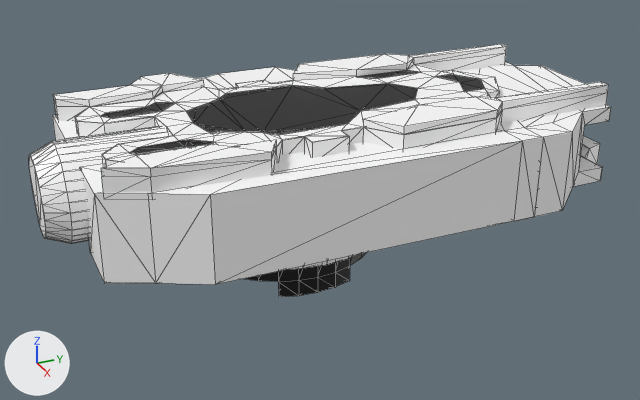
The OBJ model src/main/resources/assets/beycraft/models/launchers/dual_launcher/launcher_body.obj: old version first, new version second.
Rendered twice from a 50 mm lens placed at (1.254, -0.484, 0.751), pointed at (0.02, 0.072, 0.134). Every picture has the same lights, and +X, +Y and +Z are marked at lower left. Mesh edges are drawn as thin lines. Where no turn or scale is listed for an object, it has been applied to the vertices.

The older version as bpy lines, for what is in view:
```python
me_cylinder_008 = bpy.data.meshes.new('Cylinder.008')
me_cylinder_008.from_pydata(...)  # 148 vertices, 292 faces; spans x -0.158..0.159, y -0.153..0.164, z 0.047..0.15
me_cylinder_008.materials.append(mat_material_002)  # black #000000
me_plane_003 = bpy.data.meshes.new('Plane.003')
me_plane_003.from_pydata(...)  # 374 vertices, 744 faces; spans x -0.222..0.2, y -0.312..0.544, z 0.265..0.311
# faces by material slot: [709, 35]
me_plane_003.materials.append(mat_bb_013)  # white #ffffff
me_plane_003.materials.append(mat_material_002)  # black #000000
me_plane_004 = bpy.data.meshes.new('Plane.004')
me_plane_004.from_pydata(...)  # 150 vertices, 295 faces; spans x -0.3..0.229, y -0.317..0.594, z 0.139..0.275
me_plane_004.materials.append(mat_bb_004)  # white #ffffff
ob_cylinder_008 = bpy.data.objects.new('Cylinder.008', me_cylinder_008)
ob_cylinder_008.location = (0.0, 0.0, 0.0)
ob_plane_003 = bpy.data.objects.new('Plane.003', me_plane_003)
ob_plane_003.location = (0.0, 0.0, 0.0)
ob_plane_004 = bpy.data.objects.new('Plane.004', me_plane_004)
ob_plane_004.location = (0.0, 0.0, 0.0)
# also in view: 'Cylinder.005' at (0.006, -0.25, 0.217)
```
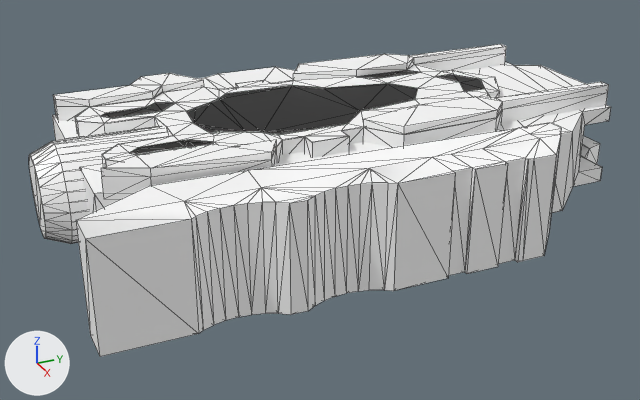
Where the change shows, as pixel boxes (x1, y1, x2, y2) in the pictures (640 x 400 px):
'Plane.007', added
    after: (76, 123, 561, 357)
'Plane.004', unchanged, covered by the edit
    before: (52, 62, 611, 285)
    after: (52, 62, 611, 214)
'Cylinder.008', unchanged, covered by the edit
    before: (244, 252, 367, 297)

Diff of the bpy script that builds the scene:
```diff
--- a/src/main/resources/assets/beycraft/models/launchers/dual_launcher/launcher_body.obj.py
+++ b/src/main/resources/assets/beycraft/models/launchers/dual_launcher/launcher_body.obj.py
@@ mat_bb_005 @@
+mat_bb_005 = principled_material('bb.005')
+mat_bb_005.base_color = (1.0, 1.0, 1.0)  # white #ffffff
+mat_bb_005.roughness = 0.526
@@ me_plane_007 @@
+me_plane_007.from_pydata(...)  # 90 vertices, 178 faces; spans x 0.205..0.33, y -0.358..0.372, z 0.13..0.292
+me_plane_007.materials.append(mat_bb_005)  # white #ffffff
@@ ob_plane_007 @@
+ob_plane_007 = bpy.data.objects.new('Plane.007', me_plane_007)
+ob_plane_007.location = (0.0, 0.0, 0.0)
```
